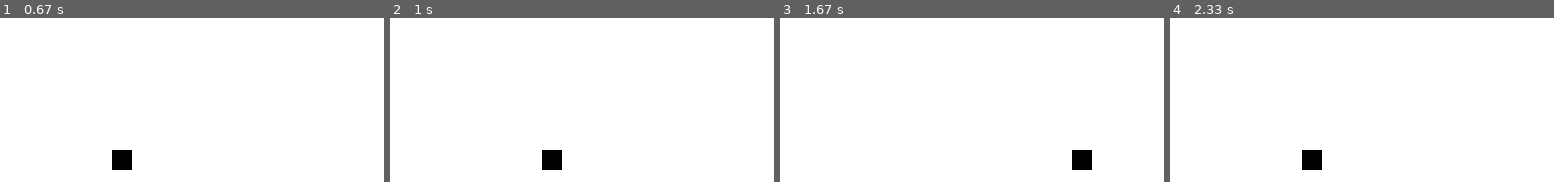
Above: before the commit, frames 1-4 (left to right).
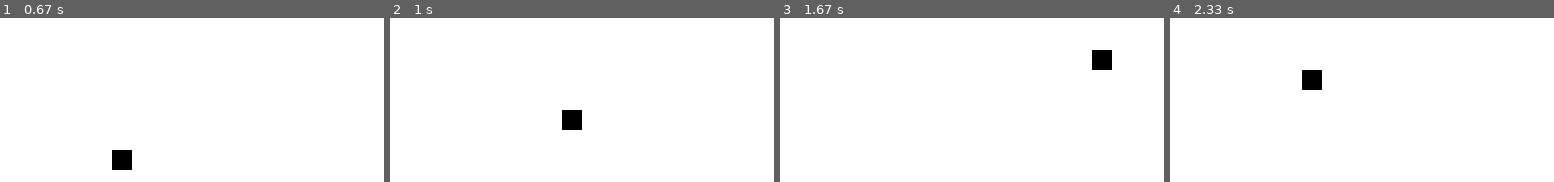
Above: after the commit, the same moments.

Repository: ravenusmc/Learn_Pygame
Game: pygame game, started from main.py
Same seed, same stepped clock (60 frames per second), same inputs: the game is played once before the commit and once after it.
Inputs:
- Up to frame 1 (0.67 s): hold Right from 0.33 s (still down)
- Up to frame 2 (1 s): release Right at 0.8 s; hold Up from 0.83 s (still down)
- Up to frame 3 (1.67 s): release Up at 1.13 s; hold Right 1.17-1.63 s
- Up to frame 4 (2.33 s): hold Left 1.67-2.2 s; hold Down from 2.23 s (still down)

Frame 1 is identical in both runs. In frame 2, 1.3% of the frame differs, in the area x 39-50%, y 56-93%; in frame 3, 1.3%; in frame 4, 1.3%.

Commit message:
added up down movement

Diff:
--- a/main.py
+++ b/main.py
@@ -14,6 +14,7 @@
 lead_x = 300
 lead_y = 300
 lead_x_change = 0
+lead_y_change = 0
 
 clock = pygame.time.Clock()
 
@@ -24,16 +25,20 @@
         if event.type == pygame.KEYDOWN:
             if event.key == pygame.K_LEFT:
                 lead_x_change = -10
-            if event.key == pygame.K_RIGHT:
+                lead_y_change = 0
+            elif event.key == pygame.K_RIGHT:
                 lead_x_change = 10
-
-        if event.type == pygame.KEYUP:
-            if event.key == pygame.K_LEFT or event.key == pygame.K_RIGHT:
+                lead_y_change = 0
+            elif event.key == pygame.K_UP:
+                lead_y_change = -10
+                lead_x_change = 0
+            elif event.key == pygame.K_DOWN:
+                lead_y_change = 10
                 lead_x_change = 0
 
 
     lead_x += lead_x_change
-
+    lead_y += lead_y_change
     gameDisplay.fill(white)
     pygame.draw.rect(gameDisplay, black, [lead_x,lead_y, 10, 10])
     pygame.display.update()
